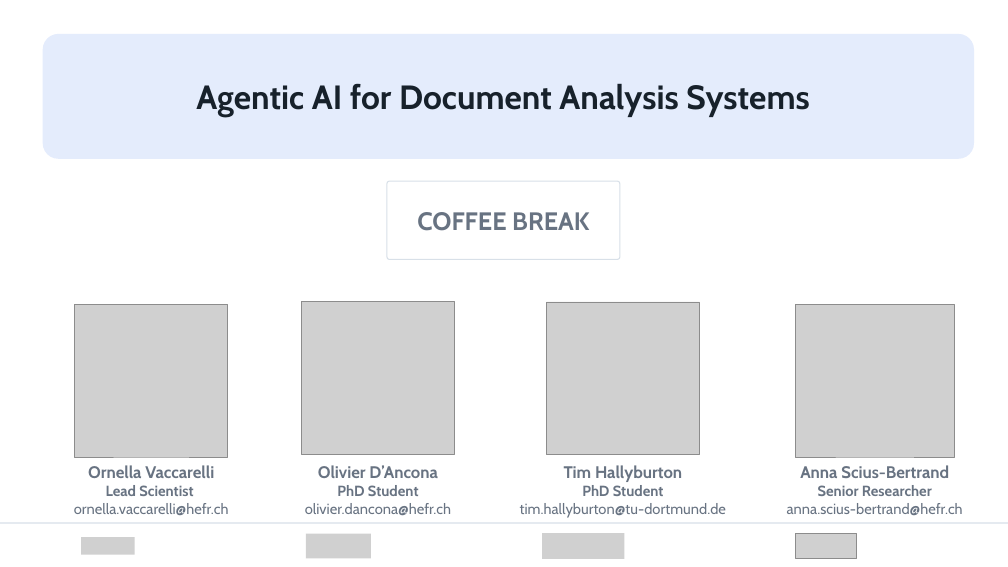
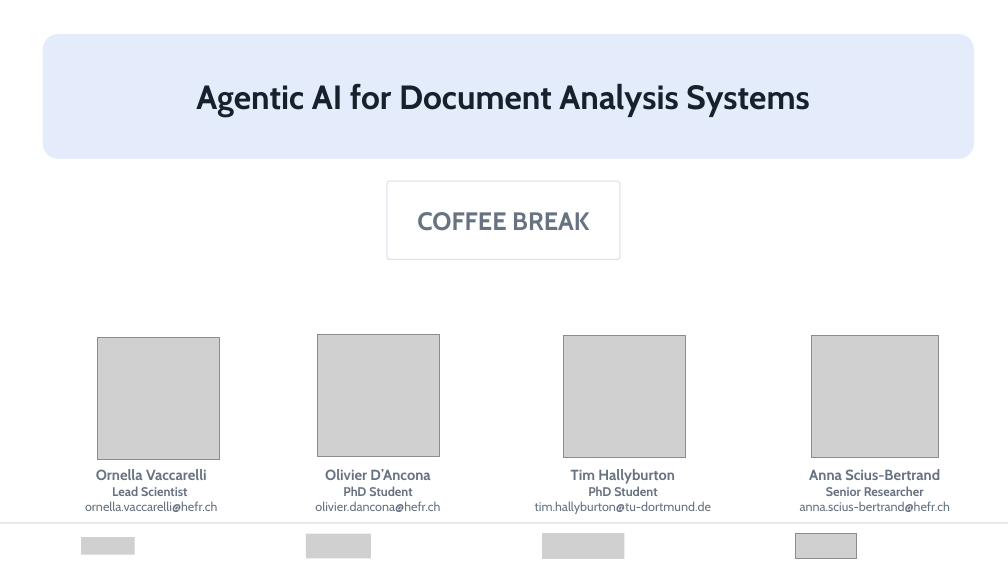
Before and after one commit to ovaccarelli/tutorial_ICDAR, a slide deck: slide 9 of presentation/tutorial_ICDAR.pptx. Drawn at 1008x567 pixels with LibreOffice and Linux fonts; fonts in the diff are those of the drawing; grey boxes stand for pictures; background and template pictures are left out. Boxes give left, top, right and bottom in pixels: in the first picture for what was removed or moved away, otherwise in the second. Text is boxed around its words. In the diff, an @@ line names an element or a change of style, - is before the commit and + after.

```diff
--- a/presentation/tutorial_ICDAR.pptx
+++ b/presentation/tutorial_ICDAR.pptx
@@ picture: place and size @@
-picture at (75,304,228,457)
+picture at (98,337,220,460)
@@ picture: place and size @@
-picture at (302,302,454,454)
+picture at (318,334,440,457)
@@ picture: place and size @@
-picture at (547,302,699,454)
+picture at (563,335,686,457)
@@ picture: place and size @@
-picture at (796,304,954,457)
+picture at (811,335,938,457)
@@ text "Ornella Vaccarelli" at (85,469,217,512): size 16 to 14 pt in "Ornella Vaccarelli"; size 14 to 12 pt in "Lead Scientist", "ornella.vaccarelli@hefr.ch" @@
@@ text "Olivier D’Ancona" at (315,469,440,512): size 16 to 14 pt in "Olivier D’Ancona"; size 14 to 12 pt in "PhD Student", "olivier.dancona@hefr.ch" @@
@@ text "Tim Hallyburton" at (535,469,711,514): size 16 to 14 pt in "Tim Hallyburton"; size 14 to 12 pt in "PhD Student", "tim.hallyburton@tu-dortmund.de" @@
@@ text "Anna Scius-Bertrand" at (800,469,950,512): size 16 to 14 pt in "Anna Scius-Bertrand"; size 14 to 12 pt in "Senior Researcher", "anna.scius-bertrand@hefr.ch" @@
```
Also in this commit, not shown: 1 slide added, 1 slide removed, 1 other file.
